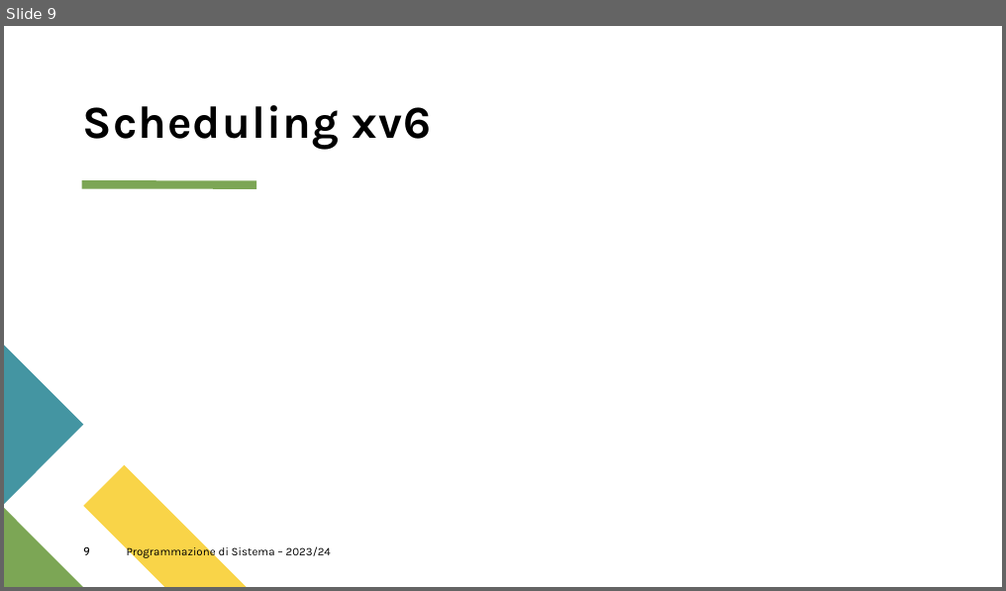
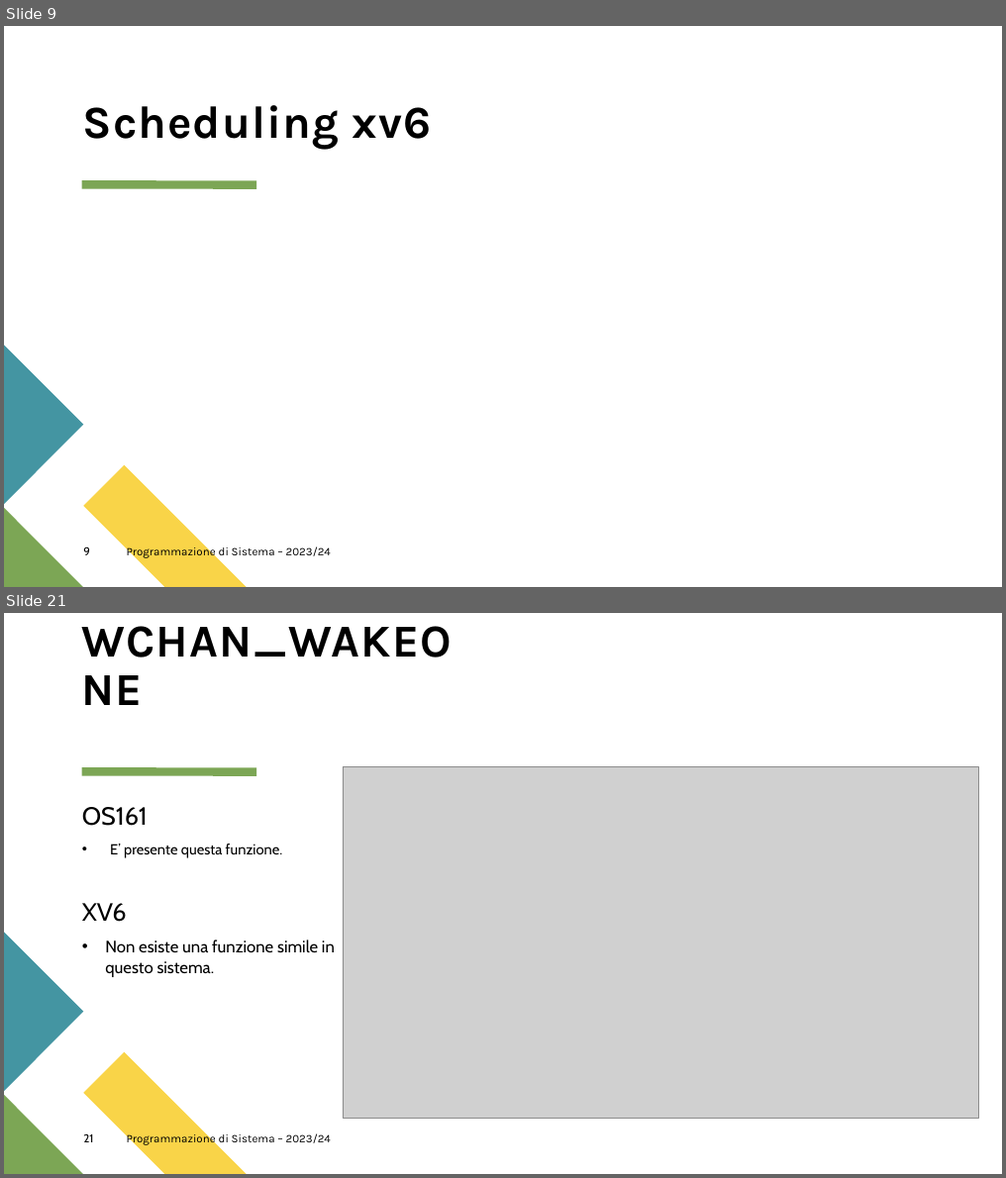
Before and after one commit to Zafonte/OS-project, a slide deck: OS161 Project/PDS.pptx. Shown one above the other, each under a label of ours: slide 9 before the commit, slides 9 and 21 after it; the slides between them are not shown. The pictures are 1006x591 and 1006x1178 pixels, drawn with LibreOffice and Linux fonts; fonts in the diff are those of the drawing; grey boxes stand for pictures. Boxes give left, top, right and bottom in pixels: in the first picture for what was removed or moved away, otherwise in the second. Text is boxed around its words. In the diff, an @@ line names an element or a change of style, - is before the commit and + after.

```diff
--- a/OS161 Project/PDS.pptx
+++ b/OS161 Project/PDS.pptx
@@ slide 21 added at [4,613,1002,1174], background #FFFFFF; not listed: 4 template elements that a slide beside it also shows @@
@@ title added at [82,626,451,658], 44 pt, text #000000, bold @@
+WCHAN_WAKEONE
@@ picture added at [343,767,979,1119] @@
@@ text added at [82,807,335,977], 16 pt, text #000000 @@
+OS161
+• E’ presente questa funzione.
+XV6
+• Non esiste una funzione simile in questo sistema.
@@ page number added at [83,1135,93,1143], 11 pt, text #000000 @@
+21
@@ text added at [127,1132,331,1146], 11 pt, text #000000 @@
+Programmazione di Sistema – 2023/24
```
Also in this commit, not shown: 2 slides changed, 17 other slides added.
